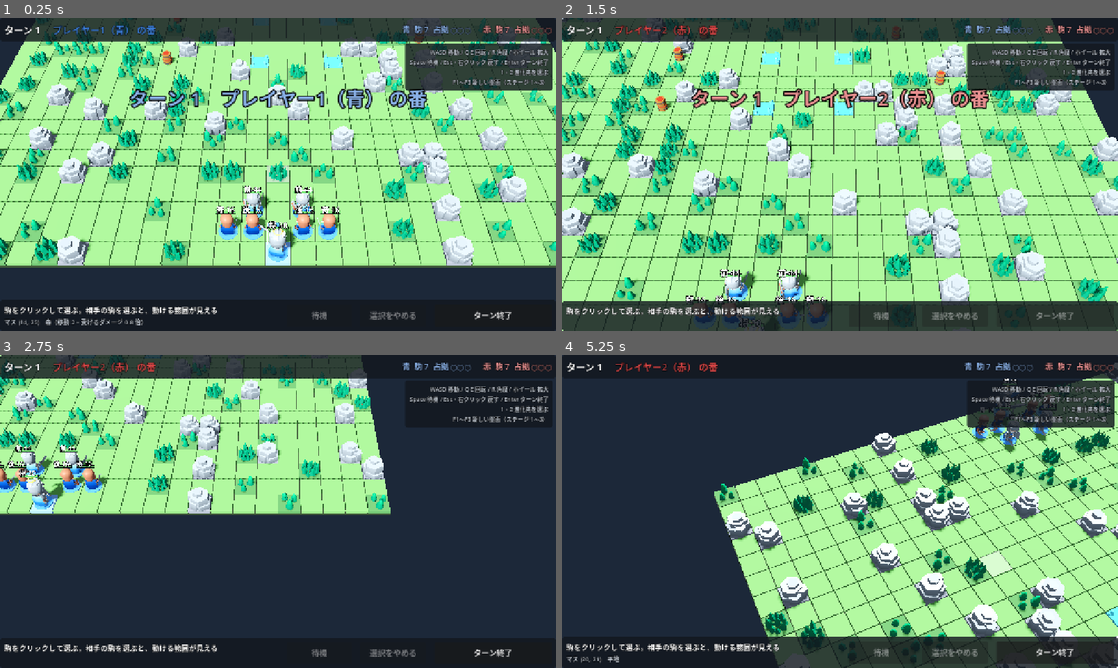
Above: before the commit, frames 1-4 (two rows, left to right).
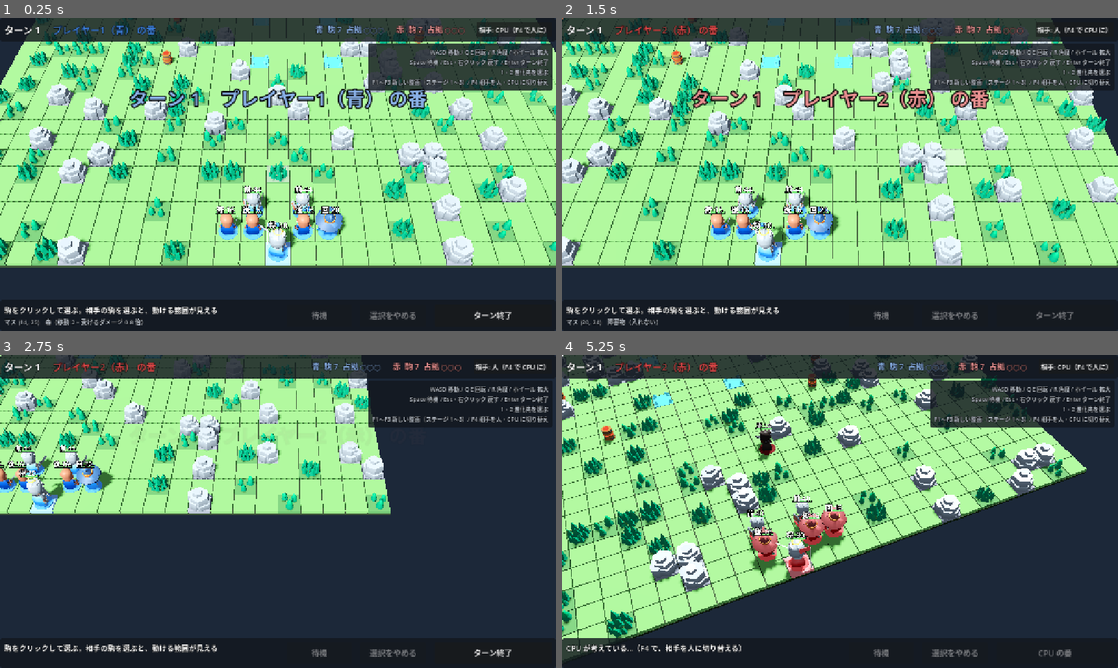
Above: after the commit, the same moments.

Repository: mattyan1053/pj-legion
Game: Godot game, scene res://prototype/board_prototype.tscn
Two runs of this game, one before a commit and one after it. Both use one fixed random seed, a clock stepped at 60 frames per second and the inputs below.
Inputs (mouse positions are in pixels of both pictures, inside the frame that each line leads up to):
- Up to frame 1 (0.25 s): no input
- Up to frame 2 (1.5 s): click "ターン終了" (after the commit: "相手: CPU（F4 で人に）") at 0.5 s; tap Enter at 1.25, 1.35 s; move the mouse to (962, 158) at 1.27 s; hold D from 1.28 s (still down); click (962, 158) at 1.42 s
- Up to frame 3 (2.75 s): tap Space at 1.52, 1.82, 2.27, 2.57 s; tap Keypad Enter at 1.55, 2.1 s; move the mouse to (166, 527) at 2.02 s; release D at 2.03 s; hold S from 2.03 s (still down); click (166, 527) at 2.17 s; tap 1 at 2.3 s
- Up to frame 4 (5.25 s): move the mouse to (895, 442) at 2.77 s; release S at 2.78 s; hold D 2.78-3.5 s; tap 1 at 2.85 s; click (895, 442) at 2.92 s; tap 2 at 3.05, 4.35 s; click "ターン終了" (after the commit: "相手: 人（F4 で CPU に）") at 3.5 s; move the mouse to (812, 574) at 4.27 s; hold W 4.28-5.03 s; click (812, 574) at 4.42 s; tap Space at 4.52, 4.82 s; tap E at 4.55, 5.1 s; move the mouse to (1006, 558) at 5.02 s; hold A from 5.03 s (still down); click (1006, 558) at 5.17 s

The runs differ from the first frame. In frame 1, 2.3% of the frame differs, in the area x 56-100%, y 2-70%; in frame 2, 58%; in frame 3, 1.4%; in frame 4, 79%, in the area x 0-100%, y 0-100%.

Commit message:
:sparkles: Let the prototype play against the CPU and add healer controls
Co-Authored-By: Claude Fable 5.2 <noreply@anthropic.com>
Claude-Session: https://claude.ai/code/session_019skPmxbPjojxaKi2sZPTBP

Diff:
--- a/prototype/autoplay.gd
+++ b/prototype/autoplay.gd
@@ -2,8 +2,9 @@
 ## 検査用の自動対戦。`-- --autoplay` を付けて起動すると、人の代わりに画面を操作する。
 ##
 ## 人と同じ入口（マスを選ぶ・待機・戻す・ターン終了・進化先を選ぶ）だけを使い、対戦を最後まで進めてから、
-## 小さな盤面で環境オブジェクトの場面（ポータルの転移、回復の泉、樽の爆発と引き分け）、中立の駒、レベルアップ、進化の場面を通し、
-## 盤面を作り直してほかのステージも少し動かす。途中で画面と対戦の状態が食い違ったら失敗にする。
+## 小さな盤面で環境オブジェクトの場面（ポータルの転移、回復の泉、樽の爆発と引き分け）、中立の駒、レベルアップ、進化、
+## 回復役の回復、CPU の番の場面を通し、盤面を作り直してほかのステージも少し動かす（そのうち 1 戦は、相手を CPU にする）。
+## 途中で画面と対戦の状態が食い違ったら失敗にする。
 ## 最後に "autoplay: OK" を出して終わる（tools/check.sh がこの行を確かめる）。
 
 const Queries := preload("res://prototype/battle_queries.gd")
@@ -12,6 +13,8 @@
 const MAX_TURNS := 80
 ## 2 戦目からは、このターンまで動かしたら次へ進む。
 const SHORT_GAME_TURNS := 2
+## この番号の対戦は、相手（プレイヤー2）を CPU にする。
+const CPU_GAME := 1
 const STAGES: Array[BoardGenerator.Stage] = [
 	BoardGenerator.Stage.PLAIN, BoardGenerator.Stage.TWIN_SPRINGS, BoardGenerator.Stage.LABYRINTH,
 ]
@@ -24,6 +27,8 @@
 ## 決まった手順で進める場面の、残りの手（画面が操作を受け付けるたびに、先頭から 1 つずつ実行する）。
 var _scripted: Array[Callable] = []
 var _scenes_done := false
+## CPU を相手にした対戦を始めたときの、CPU の行動の数。
+var _cpu_actions_before := 0
 
 
 func _init(scene: Node) -> void:
@@ -55,12 +60,19 @@
 			_queue_neutral_scene()
 			_queue_level_up_scene()
 			_queue_evolution_scene()
+			_queue_heal_scene()
+			_queue_cpu_scene()
+			return
+		if _game == CPU_GAME and _scene.cpu_actions == _cpu_actions_before:
+			_finish("autoplay: CPU の番を、CPU が進めなかった", 1)
 			return
 		_game += 1
 		if _game >= STAGES.size():
 			_finish_if_all_played()
 			return
 		_undone.clear()
+		_cpu_actions_before = _scene.cpu_actions
+		_scene.set_opponent(_game == CPU_GAME)
 		_scene.start_battle(STAGES[_game], _scene.map_seed + 1)
 		return
 	if battle.turn > MAX_TURNS:
@@ -76,10 +88,13 @@
 		return
 	var acting := battle.unit_by_id(battle.acting_unit_id)
 	if acting != null:
-		# 動いたあと: 攻撃できれば攻撃、できなければ待機。駒ごとに 1 回、移動の取り消しも試す。
+		# 動いたあと: 攻撃・回復できればする、できなければ待機。駒ごとに 1 回、移動の取り消しも試す。
 		var targets := Queries.attack_targets(battle, acting)
+		var heals := Queries.heal_targets(battle, acting)
 		if not targets.is_empty():
 			_scene.click_cell(_pick_target(targets).cell)
+		elif not heals.is_empty():
+			_scene.click_cell(heals[0].cell)
 		elif not _undone.has(acting.id) and acting.id % 3 == 0:
 			_undone[acting.id] = true
 			_scene.cancel()
@@ -105,6 +120,10 @@
 	var targets := Queries.attack_targets(battle, unit)
 	if not targets.is_empty():
 		_scene.click_cell(_pick_target(targets).cell)
+		return
+	var heals := Queries.heal_targets(battle, unit)
+	if not heals.is_empty():
+		_scene.click_cell(heals[0].cell)
 		return
 	var cell := _best_move(battle, unit)
 	if cell == unit.cell:
@@ -293,12 +312,69 @@
 		_expect(paladin.hp == seen["hp"] + Evolution.REGENERATION_HEAL, "再生で回復しなかった"))
 
 
+## 回復役が動いて、減っている味方を回復する（人の操作で）。
+func _queue_heal_scene() -> void:
+	var board := _small_board(Vector2i(7, 4))
+	var battle := Battle.new(board)
+	battle.add_unit(UnitKind.Id.KING, Unit.Side.PLAYER1, Vector2i(0, 3))
+	battle.add_unit(UnitKind.Id.KING, Unit.Side.PLAYER2, Vector2i(6, 0))
+	var medic := battle.add_unit(UnitKind.Id.MEDIC, Unit.Side.PLAYER1, Vector2i(1, 1))
+	var wounded := battle.add_unit(UnitKind.Id.SHIELD_TROOPER, Unit.Side.PLAYER1, Vector2i(4, 1))
+	wounded.hp = 10
+	var healed: Script = HealerHealedEvent
+
+	_scripted.append(func() -> void:
+		_scene.set_opponent(false)
+		_scene.start_with(battle, BoardGenerator.Stage.PLAIN, 1))
+	_scripted.append(func() -> void: _scene.click_cell(medic.cell))
+	_scripted.append(func() -> void:
+		_expect(Queries.heal_targets(battle, medic).is_empty(), "届かない味方を回復できることになっている")
+		_scene.click_cell(Vector2i(3, 1)))
+	_scripted.append(func() -> void:
+		_expect(Queries.heal_targets(battle, medic) == ([wounded] as Array[Unit]), "回復できる味方が違う")
+		_scene.played.erase(healed)
+		_scene.click_cell(wounded.cell))
+	_scripted.append(func() -> void:
+		_expect(wounded.hp == 10 + medic.power(), "回復しなかった")
+		_expect(medic.acted, "回復しても行動が終わっていない")
+		_expect(_scene.played.get(healed, 0) == 1, "回復を再生しなかった"))
+
+
+## 相手を CPU にして、ターンを終える。CPU が自分の番を進め（回復役が回復し、戦う駒が攻撃する）、こちらの番に戻る。
+func _queue_cpu_scene() -> void:
+	var board := _small_board(Vector2i(8, 5))
+	var battle := Battle.new(board)
+	battle.add_unit(UnitKind.Id.KING, Unit.Side.PLAYER1, Vector2i(0, 4))
+	battle.add_unit(UnitKind.Id.KING, Unit.Side.PLAYER2, Vector2i(7, 0))
+	var bait := battle.add_unit(UnitKind.Id.SHIELD_TROOPER, Unit.Side.PLAYER1, Vector2i(3, 2))
+	var sorcerer := battle.add_unit(UnitKind.Id.SORCERER, Unit.Side.PLAYER2, Vector2i(6, 2))
+	var priest := battle.add_unit(UnitKind.Id.PRIEST, Unit.Side.PLAYER2, Vector2i(7, 2))
+	var wounded := battle.add_unit(UnitKind.Id.PALADIN, Unit.Side.PLAYER2, Vector2i(6, 1))
+	wounded.hp = 10
+	var seen := {"actions": 0}
+
+	_scripted.append(func() -> void:
+		_scene.set_opponent(true)
+		_scene.start_with(battle, BoardGenerator.Stage.PLAIN, 1))
+	_scripted.append(func() -> void:
+		seen["actions"] = _scene.cpu_actions
+		_end_turn()
+		# CPU の番の間は、操作を受け付けない。
+		_scene.click_cell(sorcerer.cell)
+		_expect(_scene.selected_unit() == null, "CPU の番に駒を選べた")
+		_scene.press_end_turn())
+	_scripted.append(func() -> void:
+		_expect(battle.turn == 2 and battle.phase == Unit.Side.PLAYER1, "CPU が自分の番を終えなかった")
+		_expect(_scene.cpu_actions > seen["actions"], "CPU が行動しなかった")
+		_expect(wounded.hp == 10 + priest.power(), "CPU の回復役が回復しなかった")
+		_expect(bait.hp < bait.max_hp(), "CPU の駒が攻撃しなかった")
+		_scene.set_opponent(false))
+
+
 ## 対戦を通して、どの種類のイベントも 1 回は再生したことを確かめて終える。
 func _finish_if_all_played() -> void:
 	var players: Dictionary = _scene.event_players()
 	for kind: Script in players:
-		if kind == HealerHealedEvent:
-			continue  # 回復役の回復の操作は、まだ画面に無い（docs/battle-view.md の「仮のもの」）
 		if _scene.played.get(kind, 0) == 0:
 			_finish("autoplay: 1 回も再生しなかったイベント: %s" % kind.resource_path, 1)
 			return
--- a/prototype/battle_hud.gd
+++ b/prototype/battle_hud.gd
@@ -9,6 +9,8 @@
 signal end_turn_pressed
 ## 進化先を選んだ。index は、出している選択肢の何番目か（0 が A、1 が B）。
 signal evolution_chosen(index: int)
+## 相手（プレイヤー2）を人にするか CPU にするかの切り替えが押された。
+signal opponent_pressed
 ## stage は BoardGenerator.Stage の値。new_board が偽なら、いまと同じ盤面でやり直す（stage は見ない）。
 signal restart_pressed(stage: int, new_board: bool)
 
@@ -69,6 +71,7 @@
 var _cell_label: Label
 var _hint_label: Label
 var _end_turn_button: Button
+var _opponent_button: Button
 var _wait_button: Button
 var _cancel_button: Button
 var _banner: Label
@@ -140,6 +143,11 @@
 	_end_turn_button.text = text
 
 
+## 相手を切り替えるボタンの文字（いまの相手を書く）。
+func set_opponent(text: String) -> void:
+	_opponent_button.text = text
+
+
 ## 選んでいる駒の行動のボタン。can_wait は待機できるか、can_cancel は戻せるか、
 ## moved は駒がもう動いたか（戻すボタンが「移動を取り消す」になる）。
 func set_actions(can_wait: bool, can_cancel: bool, moved: bool) -> void:
@@ -251,6 +259,10 @@
 		label.add_theme_color_override("font_color", _team_colors[player].lightened(0.4))
 		row.add_child(label)
 		_side_labels.append(label)
+	_opponent_button = _button("", opponent_pressed)
+	_opponent_button.custom_minimum_size = Vector2(170.0, 34.0)
+	_opponent_button.add_theme_font_size_override("font_size", 15)
+	row.add_child(_opponent_button)
 
 
 func _build_info_panel() -> void:
@@ -320,7 +332,7 @@
 	help_panel.mouse_filter = Control.MOUSE_FILTER_IGNORE
 	add_child(help_panel)
 	var help := _label(13)
-	help.text = "WASD 移動 / Q E 回転 / R 角度 / ホイール 拡大\nSpace 待機 / Esc・右クリック 戻す / Enter ターン終了\n1・2 進化先を選ぶ\nF1〜F3 新しい盤面（ステージ 1〜3）"
+	help.text = "WASD 移動 / Q E 回転 / R 角度 / ホイール 拡大\nSpace 待機 / Esc・右クリック 戻す / Enter ターン終了\n1・2 進化先を選ぶ\nF1〜F3 新しい盤面（ステージ 1〜3）/ F4 相手を人・CPU に切り替え"
 	help.add_theme_color_override("font_color", COLOR_TEXT_DIM)
 	help.horizontal_alignment = HORIZONTAL_ALIGNMENT_RIGHT
 	help_panel.add_child(help)
--- a/prototype/battle_queries.gd
+++ b/prototype/battle_queries.gd
@@ -27,6 +27,16 @@
 	if unit == null:
 		return result
 	for target_id in battle.options(unit.id).attack_target_ids:
+		result.append(battle.unit_by_id(target_id))
+	return result
+
+
+## その駒がいまの位置から回復できる味方（回復役だけ。行動できない駒・巡航で動いた駒では空）。
+static func heal_targets(battle: Battle, unit: Unit) -> Array[Unit]:
+	var result: Array[Unit] = []
+	if unit == null:
+		return result
+	for target_id in battle.options(unit.id).heal_target_ids:
 		result.append(battle.unit_by_id(target_id))
 	return result
 
--- a/prototype/board_prototype.gd
+++ b/prototype/board_prototype.gd
@@ -1,6 +1,7 @@
 extends Node3D
-## 見た目の試作。ルール（rules/）につないで、2 人が 1 台で交代しながら対戦する。
+## 見た目の試作。ルール（rules/）につないで、1 人で CPU と、または 2 人が 1 台で交代しながら対戦する。
 ##
+## 相手（プレイヤー2）を CPU にすると、その番は CpuPlayer が返す行動を、人の操作と同じ入口（_do）に 1 つずつ流す。
 ## ここはルールを持たない。操作を行動（BattleAction）にして Battle.apply() に渡し、
 ## 返ってきたイベントを順に再生するだけ。選べることはルールの問い合わせ（Battle.options）で出す。
 ## 盤面・駒・ライト・カメラ・文字はすべてコードで組み立てる。
@@ -24,6 +25,7 @@
 const COLOR_CRUISE := Color(1.0, 0.82, 0.3, 0.4)
 const COLOR_PATH := Color(1.0, 1.0, 1.0, 0.75)
 const COLOR_TARGET := Color(1.0, 0.2, 0.15, 0.7)
+const COLOR_HEAL := Color(0.3, 0.95, 0.45, 0.7)
 const COLOR_BLAST := Color(1.0, 0.55, 0.1, 0.6)
 const COLOR_EXPERIENCE := Color("9fd8ff")
 const COLOR_LEVEL_UP := Color("ffd34a")
@@ -31,6 +33,12 @@
 const COLOR_INSPECT := Color(1.0, 1.0, 1.0, 0.28)
 const COLOR_SELECTED := Color(1.0, 0.9, 0.3, 0.9)
 
+## CPU が動かすプレイヤー（相手を CPU にしているとき）。
+const CPU_SIDE := Unit.Side.PLAYER2
+## CPU の駒が動き出す前に、カメラを寄せて見せる秒数と、1 体の行動が終わってから次の駒までの間。
+const CPU_FOCUS_TIME := 0.35
+const CPU_PAUSE := 0.45
+
 const WIN_REASONS := {
 	GameWonEvent.Reason.KING_DEFEATED: "敵の将を倒した",
 	GameWonEvent.Reason.HQ_CAPTURED: "敵の本陣を占拠し続けた",
@@ -49,6 +57,14 @@
 var _hud: BattleHud
 var _rig: OrbitCamera
 var _selection_ring: MeshInstance3D
+
+## 相手（プレイヤー2）を CPU が動かすか。偽なら、2 人が交代で操作する。
+var cpu_opponent := true
+## CPU が実行した行動の数。検査用。
+var cpu_actions := 0
+var _cpu := CpuPlayer.new()
+## CPU の番を進めている途中か（行動と行動の間の待ち時間も含む）。この間は、操作を受け付けない。
+var _cpu_running := false
 
 var _selected_id := 0
 var _hover_cell := NO_CELL
@@ -60,6 +76,7 @@
 var _move_cells := {}  # マス -> 巡航でしか届かないか
 var _targets: Array[Unit] = []
 var _barrel_targets: Array[Vector2i] = []
+var _heal_targets: Array[Unit] = []
 ## 再生したイベントの数（イベントのスクリプト -> 回数）。検査用。
 var played := {}
 var _players := event_players()
@@ -79,8 +96,11 @@
 	_hud.end_turn_pressed.connect(press_end_turn)
 	_hud.restart_pressed.connect(_on_restart_pressed)
 	_hud.evolution_chosen.connect(choose_evolution)
+	_hud.opponent_pressed.connect(toggle_opponent)
 
 	var autoplay := OS.get_cmdline_user_args().has("--autoplay")
+	# 検査は、人の操作の入口を両方のプレイヤーで通すところから始める（CPU の番は、検査の中で切り替えて通す）。
+	set_opponent(not autoplay)
 	# 検査では毎回同じ対戦にする。遊ぶときは毎回違う盤面にする。
 	start_battle(BoardGenerator.Stage.PLAIN, 20261114 if autoplay else int(Time.get_unix_time_from_system()))
 	if autoplay:
@@ -122,21 +142,23 @@
 				start_battle(BoardGenerator.Stage.LABYRINTH, map_seed + 1)
 			KEY_F3:
 				start_battle(BoardGenerator.Stage.TWIN_SPRINGS, map_seed + 1)
+			KEY_F4:
+				toggle_opponent()
 
 
 # ---- 対戦の始まり ----
 
 
-## 盤面を作り、軍を置いて、最初から始める。再生の途中なら何もしない。
+## 盤面を作り、軍を置いて、最初から始める。再生の途中と CPU の番の間は何もしない。
 func start_battle(battle_stage: BoardGenerator.Stage, battle_seed: int) -> void:
-	if _busy:
+	if is_busy():
 		return
 	start_with(TrialSetup.create(battle_stage, battle_seed), battle_stage, battle_seed)
 
 
-## 用意した対戦を、最初から始める（検査では、小さな盤面を作って渡す）。再生の途中なら何もしない。
+## 用意した対戦を、最初から始める（検査では、小さな盤面を作って渡す）。再生の途中と CPU の番の間は何もしない。
 func start_with(new_battle: Battle, battle_stage: BoardGenerator.Stage, battle_seed: int) -> void:
-	if _busy:
+	if is_busy():
 		return
 	stage = battle_stage
 	map_seed = battle_seed
@@ -159,8 +181,9 @@
 	_selected_id = 0
 	_confirming_end = false
 	_hud.hide_result()
-	_hud.show_banner("ターン %d　%s の番" % [battle.turn, BattleHud.SIDE_NAMES[battle.phase]], TEAM_COLORS[battle.phase])
+	_hud.show_banner("ターン %d　%s の番" % [battle.turn, _side_name(battle.phase)], TEAM_COLORS[battle.phase])
 	_refresh()
+	_run_cpu()
 
 
 func _add_view(unit: Unit) -> void:
@@ -191,8 +214,34 @@
 # ---- 操作（マウス・キー・ボタンのどれからも、ここを通る） ----
 
 
+## 操作を受け付けない間か（イベントの再生の途中か、CPU の番を進めている途中）。
 func is_busy() -> bool:
-	return _busy
+	return _busy or _cpu_running
+
+
+## 相手（プレイヤー2）を CPU にするか、人にするかを決める。対戦の途中でも切り替えられる
+## （CPU にすれば、プレイヤー2 の番の続きを CPU が引き取る。人にすれば、CPU はいまの行動を最後に手を止める）。
+func set_opponent(cpu: bool) -> void:
+	cpu_opponent = cpu
+	_hud.set_opponent("相手: CPU（F4 で人に）" if cpu else "相手: 人（F4 で CPU に）")
+	if battle != null and not is_busy():
+		_select(0)
+		_run_cpu()
+
+
+func toggle_opponent() -> void:
+	set_opponent(not cpu_opponent)
+
+
+## いまが、CPU が動かす番か。
+func _is_cpu_turn() -> bool:
+	return cpu_opponent and not battle.is_over() and battle.phase == CPU_SIDE
+
+
+## 番の知らせに出す陣営の名前（CPU が動かすなら、そう書く）。
+func _side_name(side: Unit.Side) -> String:
+	var side_name: String = BattleHud.SIDE_NAMES[side]
+	return side_name + " CPU" if cpu_opponent and side == CPU_SIDE else side_name
 
 
 func selected_unit() -> Unit:
@@ -225,17 +274,19 @@
 	return _hud.result_title()
 
 
-## 盤面のマスを選ぶ。選んでいる駒の攻撃できる相手・樽なら攻撃、動けるマスなら移動、駒なら選び直す。
+## 盤面のマスを選ぶ。選んでいる駒の攻撃できる相手・樽なら攻撃、回復できる味方なら回復、動けるマスなら移動、駒なら選び直す。
 func click_cell(cell: Vector2i) -> void:
-	if _busy or battle.is_over() or not battle.board.in_bounds(cell):
+	if is_busy() or battle.is_over() or not battle.board.in_bounds(cell):
 		return
 	var clicked := battle.unit_at(cell)
 	if clicked != null and _targets.has(clicked):
 		_do(AttackAction.new(_selected_id, clicked.id))
+	elif clicked != null and _heal_targets.has(clicked):
+		_do(HealAction.new(_selected_id, clicked.id))
 	elif _barrel_targets.has(cell):
 		_do(AttackBarrelAction.new(_selected_id, cell))
 	elif battle.acting_unit_id != 0:
-		pass  # 動いたあとは、攻撃・待機・取り消しのどれかを選ぶ。
+		pass  # 動いたあとは、攻撃・回復・待機・取り消しのどれかを選ぶ。
 	elif _move_cells.has(cell):
 		_do(MoveAction.new(_selected_id, cell, _move_cells[cell]))
 	else:
@@ -244,13 +295,13 @@
 
 ## 選んでいる駒を待機させる。
 func press_wait() -> void:
-	if not _busy and _selected_id != 0:
+	if not is_busy() and _selected_id != 0:
 		_do(WaitAction.new(_selected_id))
 
 
 ## 動いたあとなら移動を取り消す。そうでなければ選択をやめる。
 func cancel() -> void:
-	if _busy:
+	if is_busy():
 		return
 	if battle.acting_unit_id != 0:
 		_do(UndoMoveAction.new(battle.acting_unit_id))
@@ -260,7 +311,7 @@
 
 ## 進化先を選ぶ（index は選択肢の何番目か）。進化先を選ぶのを待っている駒がいるときだけ。
 func choose_evolution(index: int) -> void:
-	if _busy or battle.is_over():
+	if is_busy() or battle.is_over():
 		return
 	var unit := battle.evolving_unit()
 	if unit == null:
@@ -277,7 +328,7 @@
 
 ## ターンを終える。未行動の駒が残っていれば、もう一度押すまで終えない。進化先を選ぶ途中は終えられない。
 func press_end_turn() -> void:
-	if _busy or battle.is_over() or battle.evolving_unit() != null:
+	if is_busy() or battle.is_over() or battle.evolving_unit() != null:
 		return
 	if Queries.unacted_count(battle) > 0 and not _confirming_end:
 		_confirming_end = true
@@ -309,12 +360,44 @@
 	_busy = false
 
 	var evolving := battle.evolving_unit()
-	if evolving != null and not battle.is_over():
+	if _is_cpu_turn():
+		_selected_id = 0  # CPU の番は、選べることを出さない。
+	elif evolving != null and not battle.is_over():
 		_selected_id = evolving.id  # 進化先を選ぶまで、この駒を見せる。
 	elif battle.acting_unit_id != 0:
-		_selected_id = battle.acting_unit_id  # 動いたあと。続けて攻撃・待機・取り消しを選ぶ。
+		_selected_id = battle.acting_unit_id  # 動いたあと。続けて攻撃・回復・待機・取り消しを選ぶ。
 	elif not action is UndoMoveAction:
 		_selected_id = 0
+	_refresh()
+	_run_cpu()
+
+
+# ---- CPU の番 ----
+
+
+## CPU の番なら、CPU の行動を 1 つずつ、人の操作と同じ入口（_do）に流す。番が終わるか、決着するか、相手を人に切り替えるまで続ける。
+## 何をしたか追えるように、駒が動き出す前にカメラを寄せ、1 体の行動が終わるたびに間を置く。
+## 動かずに待機するだけの駒は、見せるものが無いので間を置かない。
+func _run_cpu() -> void:
+	if _cpu_running or _busy or not _is_cpu_turn():
+		return
+	_cpu_running = true
+	_refresh()
+	var played_battle := battle
+	while battle == played_battle and _is_cpu_turn():
+		var action := _cpu.next_action(battle)
+		if action == null:
+			break
+		var unit: Unit = battle.unit_by_id(action.get(&"unit_id")) if &"unit_id" in action else null
+		var idle := action is WaitAction and unit != null and not unit.has_moved
+		if unit != null and not unit.has_moved and not idle and not action is EvolveAction:
+			_rig.focus_on(_view(unit.id).position)
+			await get_tree().create_timer(CPU_FOCUS_TIME).timeout
+		cpu_actions += 1
+		await _do(action)
+		if not (action is MoveAction or action is EndPhaseAction or idle):
+			await get_tree().create_timer(CPU_PAUSE).timeout
+	_cpu_running = false
 	_refresh()
 
 
@@ -421,9 +504,13 @@
 	await get_tree().create_timer(wait).timeout
 
 
-## 回復役の回復の操作は、まだ画面に無い。数だけを出す。
+## 回復役の回復。回復役が相手のほうを向いて手を振り、相手に光と数を出す。
 func _play_healer_healed(event: HealerHealedEvent) -> void:
-	await _play_heal(event, false)
+	var healer := _view(event.healer_id)
+	var target := _view(event.unit_id)
+	healer.face(target.position - healer.position)
+	await get_tree().create_timer(healer.play_attack()).timeout
+	await _play_heal(event, true)
 
 
 ## 回復の泉（フェーズの始め）は、光と数を出す。
@@ -545,13 +632,13 @@
 	_refresh_status(event.turn, event.side)
 	if event.side == Unit.Side.NEUTRAL:
 		# 中立の駒は行動済みを持たないので、明るさは変えない。カメラは動く駒を追う（_follow_neutral）。
-		_hud.show_banner("ターン %d　%s の番" % [event.turn, BattleHud.SIDE_NAMES[event.side]], TEAM_COLORS[event.side])
+		_hud.show_banner("ターン %d　%s の番" % [event.turn, _side_name(event.side)], TEAM_COLORS[event.side])
 		await get_tree().create_timer(0.5).timeout
 		return
 	for unit in battle.units:
 		if unit.side == event.side:
 			_view(unit.id).set_acted(false)
-	_hud.show_banner("ターン %d　%s の番" % [event.turn, BattleHud.SIDE_NAMES[event.side]], TEAM_COLORS[event.side])
+	_hud.show_banner("ターン %d　%s の番" % [event.turn, _side_name(event.side)], TEAM_COLORS[event.side])
 	_rig.focus_on(_camera_point(event.side))
 	await get_tree().create_timer(0.5).timeout
 
@@ -626,6 +713,7 @@
 	_move_cells = Queries.move_cells(battle, unit)
 	_targets = Queries.attack_targets(battle, unit)
 	_barrel_targets = Queries.barrel_targets(battle, unit)
+	_heal_targets = Queries.heal_targets(battle, unit)
 
 	_painted = {}
 	if unit != null and not battle.is_over():
@@ -634,6 +722,8 @@
 				_painted[cell] = COLOR_CRUISE if _move_cells[cell] else COLOR_MOVE
 			for target in _targets:
 				_painted[target.cell] = COLOR_TARGET
+			for target in _heal_targets:
+				_painted[target.cell] = COLOR_HEAL
 			for cell in _barrel_targets:
 				_painted[cell] = COLOR_TARGET
 		else:
@@ -648,7 +738,8 @@
 	_refresh_status(battle.turn, battle.phase)
 	_refresh_hint(unit)
 	var evolving := battle.evolving_unit()
-	if evolving != null and not battle.is_over():
+	var cpu_turn := _cpu_running or _is_cpu_turn()
+	if evolving != null and not battle.is_over() and not cpu_turn:
 		var healer := UnitKind.role(evolving.kind) == UnitKind.Role.HEALER
 		var texts: Array[String] = []
 		for choice in battle.options(evolving.id).evolutions:
@@ -657,12 +748,14 @@
 	else:
 		_hud.hide_evolution()
 	var unacted := Queries.unacted_count(battle)
-	if _confirming_end:
+	if cpu_turn:
+		_hud.set_end_turn(false, "CPU の番")
+	elif _confirming_end:
 		_hud.set_end_turn(true, "未行動 %d 体。もう一度で終了" % unacted)
 	else:
 		_hud.set_end_turn(not battle.is_over() and evolving == null, "ターン終了")
-	var can_act := unit != null and not battle.is_over() and battle.can_act(unit)
-	_hud.set_actions(can_act, unit != null and not battle.is_over(), unit != null and unit.has_moved)
+	var can_act := unit != null and not battle.is_over() and battle.can_act(unit) and not cpu_turn
+	_hud.set_actions(can_act, unit != null and not battle.is_over() and not cpu_turn, unit != null and unit.has_moved)
 	_update_info()
 
 
@@ -676,6 +769,8 @@
 func _refresh_hint(unit: Unit) -> void:
 	if battle.is_over():
 		_hud.set_hint("決着")
+	elif _cpu_running or _is_cpu_turn():
+		_hud.set_hint("CPU が考えている…（F4 で、相手を人に切り替える）")
 	elif battle.evolving_unit() != null:
 		_hud.set_hint("進化先を選ぶ（上のボタンか、1・2 のキー）。選ぶまで、ほかの操作はできない")
 	elif unit == null:
@@ -685,10 +780,16 @@
 	elif unit.has_moved:
 		if unit.cruised:
 			_hud.set_hint("巡航で動いたので攻撃できない。待機するか、移動を取り消す")
+		elif not _heal_targets.is_empty():
+			_hud.set_hint("緑のマスの味方をクリックで回復。または待機、移動の取り消し")
+		elif UnitKind.role(unit.kind) == UnitKind.Role.HEALER:
+			_hud.set_hint("回復できる味方がいない。待機するか、移動を取り消す")
 		elif _targets.is_empty() and _barrel_targets.is_empty():
 			_hud.set_hint("攻撃できる相手がいない。待機するか、移動を取り消す")
 		else:
 			_hud.set_hint("赤いマスの相手か樽をクリックで攻撃。または待機、移動の取り消し")
+	elif UnitKind.role(unit.kind) == UnitKind.Role.HEALER:
+		_hud.set_hint("青: 移動　黄: 巡航（2 倍動けるが回復できない）　緑: 回復（減っている味方）")
 	else:
 		_hud.set_hint("青: 移動　黄: 巡航（2 倍動けるが攻撃できない）　赤: 攻撃（相手・樽）")
 
@@ -756,6 +857,13 @@
 		forecast = "攻撃すると %d ダメージ → %s" % [amount, "倒せる" if left == 0 else "残り HP %d" % left]
 		# 経験値の見込みも、実際と同じ計算（Growth）を状態を変えずに使う。
 		var growth := Growth.preview(attacker, Growth.attack_experience(battle, attacker, hovered))
+		if growth.gained > 0:
+			forecast += "\n経験 +%d%s" % [growth.gained, "（レベルアップ）" if growth.levels_gained > 0 else ""]
+	elif hovered != null and _heal_targets.has(hovered):
+		# 回復の見込み。実際の回復と同じ計算（Healing.amount、Growth）を、状態を変えずに使う。
+		var amount := Healing.amount(attacker, hovered)
+		forecast = "回復すると +%d → HP %d / %d" % [amount, hovered.hp + amount, hovered.max_hp()]
+		var growth := Growth.preview(attacker, Growth.heal_experience())
 		if growth.gained > 0:
 			forecast += "\n経験 +%d%s" % [growth.gained, "（レベルアップ）" if growth.levels_gained > 0 else ""]
 	_hud.show_unit(shown, state, forecast)
--- a/prototype/trial_setup.gd
+++ b/prototype/trial_setup.gd
@@ -1,7 +1,7 @@
 extends RefCounted
 ## 試作の対戦の準備（仮）。盤面を作り、決め打ちの編成を両方の本陣の周りに置く。
 ##
-## 編成のルール（player-loadout）が入ったら、置くところはそちらに差し替える。
+## 編成の画面ができたら、編成のルール（Deck、Deployment）につなぐ。いまは予算を見ない決め打ち。
 ## ここはノードに依存しない（テストから呼べる）。
 
 ## 陣営ごとの編成。将は 1 体目。OFFSETS と同じ並び。
@@ -10,20 +10,20 @@
 		UnitKind.Id.KING,
 		UnitKind.Id.SHIELD_TROOPER, UnitKind.Id.SHIELD_TROOPER,
 		UnitKind.Id.SNIPER, UnitKind.Id.SNIPER,
-		UnitKind.Id.COMMANDO, UnitKind.Id.COMMANDO,
+		UnitKind.Id.COMMANDO, UnitKind.Id.MEDIC,
 	],
 	Unit.Side.PLAYER2: [
 		UnitKind.Id.KING,
 		UnitKind.Id.PALADIN, UnitKind.Id.PALADIN,
 		UnitKind.Id.SORCERER, UnitKind.Id.SORCERER,
-		UnitKind.Id.SPELLBLADE, UnitKind.Id.SPELLBLADE,
+		UnitKind.Id.SPELLBLADE, UnitKind.Id.PRIEST,
 	],
 }
 
 ## 本陣から見た位置（プレイヤー1 の向き。y が負のほうが敵側）。プレイヤー2 は点対称に置く。
 ## どれも本陣の周り 3 マス以内なので、盤面の生成が障害物を置かない。
 ##   . 前 . 前 .
-##   奇 後 . 後 奇
+##   奇 後 . 後 回
 ##   . . 将 . .
 const OFFSETS: Array[Vector2i] = [
 	Vector2i(0, 0),
--- a/tests/prototype/test_battle_queries.gd
+++ b/tests/prototype/test_battle_queries.gd
@@ -60,6 +60,26 @@
 	assert_eq(Queries.attack_targets(battle, sniper), [near] as Array[Unit])
 	assert_true(Queries.attack_targets(battle, near).is_empty(), "相手の番の駒は攻撃できない")
 	assert_true(Queries.attack_targets(battle, null).is_empty())
+
+
+func test_heal_targets_are_exactly_what_the_rules_accept() -> void:
+	var battle := _battle()
+	var priest := battle.add_unit(UnitKind.Id.PRIEST, P1, Vector2i(3, 2))  # 射程 2
+	var near := battle.add_unit(UnitKind.Id.PALADIN, P1, Vector2i(5, 2))
+	near.hp -= 5
+	battle.add_unit(UnitKind.Id.PALADIN, P1, Vector2i(3, 3))  # 減っていない
+	battle.add_unit(UnitKind.Id.PALADIN, P1, Vector2i(8, 2)).hp -= 5  # 届かない
+	battle.add_unit(UnitKind.Id.SNIPER, P2, Vector2i(4, 2)).hp -= 5  # 敵
+	assert_eq(Queries.heal_targets(battle, priest), [near] as Array[Unit])
+	for unit in battle.units:
+		assert_eq(
+			Queries.heal_targets(battle, priest).has(unit), battle.can_apply(HealAction.new(priest.id, unit.id)),
+			"回復できるかどうか %s" % unit.cell,
+		)
+	assert_true(Queries.heal_targets(battle, near).is_empty(), "回復役でない駒")
+	assert_true(Queries.heal_targets(battle, null).is_empty())
+	battle.apply(MoveAction.new(priest.id, Vector2i(3, 1), true))
+	assert_true(Queries.heal_targets(battle, priest).is_empty(), "巡航で動いた駒")
 
 
 func test_no_attack_targets_after_cruising() -> void:
Not shown, changed: docs/battle-view.md
